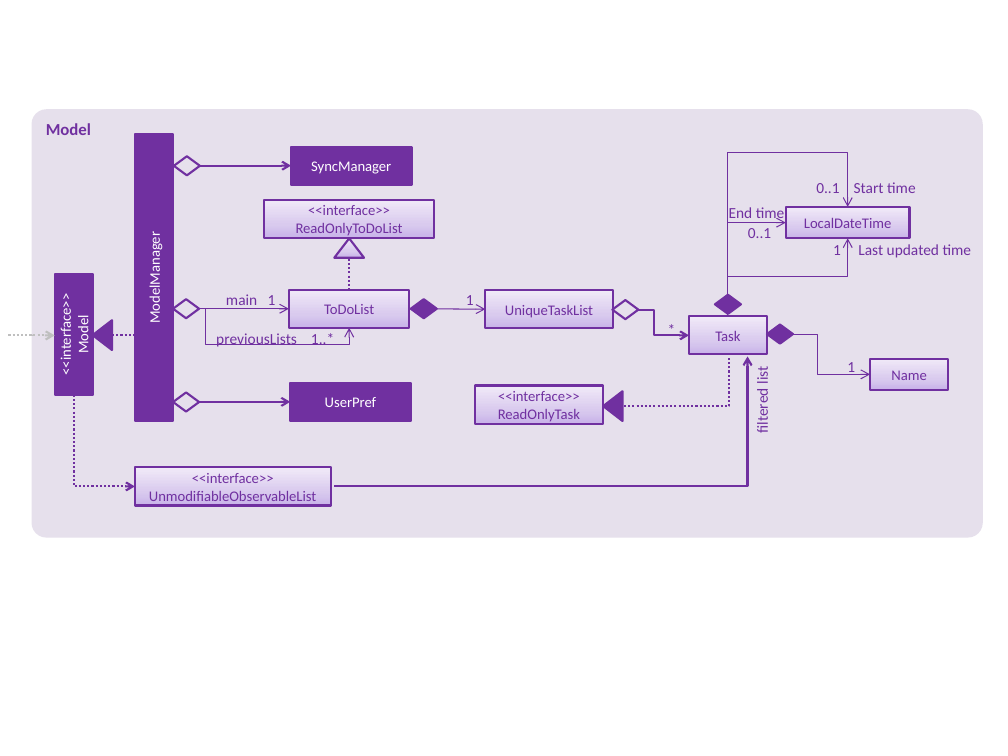
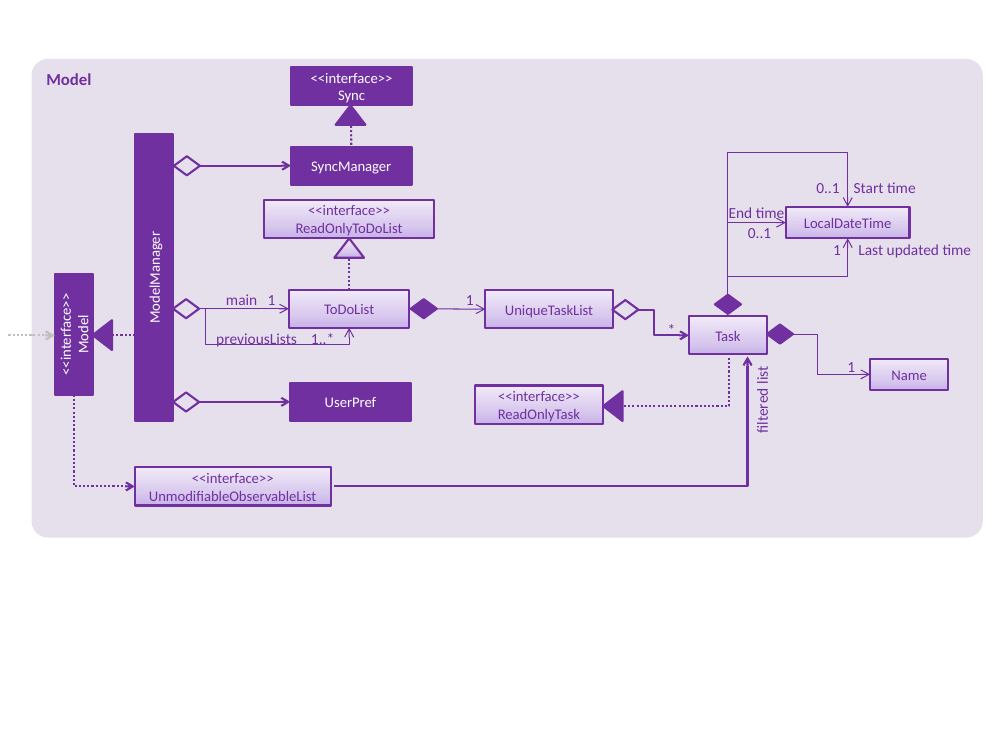
Before and after one commit to CS2103AUG2016-W11-C2/main, a slide deck: slide 8 of docs/diagrams/Diagrams.pptx. Drawn at 1008x756 pixels with LibreOffice and Linux fonts; fonts in the diff are those of the drawing. Boxes give left, top, right and bottom in pixels: in the first picture for what was removed or moved away, otherwise in the second. Text is boxed around its words. In the diff, an @@ line names an element or a change of style, - is before the commit and + after.

```diff
--- a/docs/diagrams/Diagrams.pptx
+++ b/docs/diagrams/Diagrams.pptx
@@ rounded rectangle "Model": place and size @@
-rounded rectangle "Model" at [31,109,983,537]
+rounded rectangle "Model" at [31,58,983,537]
@@ rectangle added at [291,68,412,106], fill #7030A0, outline #7030A0 1.5 pt, 10.5 pt, text #FFFFFF @@
+<<interface>>
+Sync
@@ triangle added at [336,106,366,125], fill #7030A0, outline #7030A0 1.5 pt @@
@@ line added from (351, 122) to (352, 146), #7030A0 1.5 pt dashed @@
```
Also in this commit, not shown: 1 other file.
